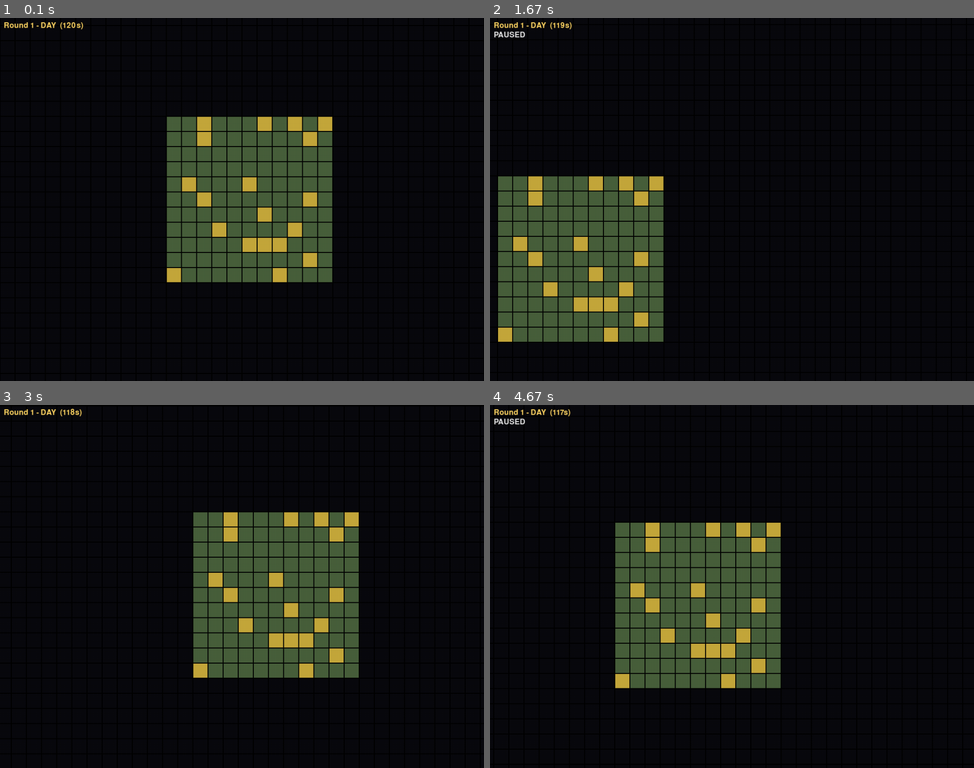
Above: before the commit, frames 1-4 (two rows, left to right).
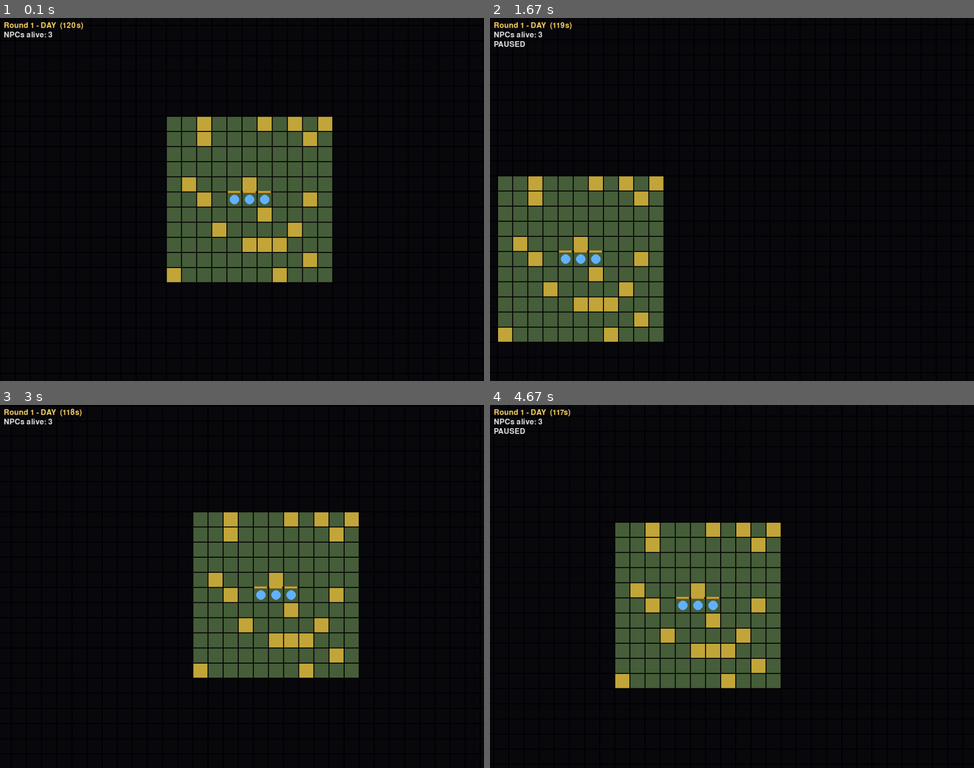
Above: after the commit, the same moments.

Repository: MiohitoKiri5474/PyGame-Final
Game: pygame game, started from src/main.py
The game is run twice, just before and just after one commit, with the same random seed, the same clock (stepped at 60 frames per second) and the same inputs.
Inputs:
- Up to frame 1 (0.1 s): no input
- Up to frame 2 (1.67 s): hold Right 0.33-0.8 s; hold Up 0.83-1.13 s; tap Space at 0.9, 1.23, 1.53 s; hold Right 1.17-1.63 s
- Up to frame 3 (3 s): hold Left 1.67-2.2 s; tap Space at 1.73, 2.03, 2.3, 2.63, 2.93 s; hold Down 2.23-2.53 s; hold Left 2.57-2.97 s
- Up to frame 4 (4.67 s): hold Up 3-3.37 s; tap Space at 3.07, 3.47, 3.77, 4.13, 4.53 s; hold Right 3.4-4.03 s; hold Down 4.07-4.43 s; hold Left from 4.47 s (still down)

The runs differ from the first frame. In frame 1, 0.3% of the frame differs, in the area x 0-56%, y 3-52%; in frame 2, 0.4%; in frame 3, 0.3%; in frame 4, 0.4%, in the area x 0-48%, y 3-57%.

Commit message:
新增hungry-npc相關程式碼與測試

Diff:
--- a/src/constants.py
+++ b/src/constants.py
@@ -25,3 +25,14 @@
 COLOR_TEXT = (230, 230, 230)
 COLOR_DAY_BANNER = (255, 214, 100)
 COLOR_NIGHT_BANNER = (120, 140, 255)
+
+# --- NPC ---
+NPC_MAX_HEALTH = 100.0
+NPC_MAX_HUNGER = 100.0
+HUNGER_DECAY_RATE = NPC_MAX_HUNGER / DAY_SECONDS   # hunger points lost per second (~0.833)
+NPC_SPEED = 64.0  # pixels/sec — placeholder until pathfinding (ticket 01)
+
+COLOR_NPC = (100, 180, 255)
+COLOR_HEALTH_BAR = (200, 60, 60)
+COLOR_HUNGER_BAR = (220, 160, 40)
+COLOR_BAR_BG = (40, 40, 40)
--- a/src/game.py
+++ b/src/game.py
@@ -5,8 +5,11 @@
     WINDOW_HEIGHT,
     FPS,
     TILE_SIZE,
+    GRID_WIDTH,
+    GRID_HEIGHT,
     VIEWPORT_TILES_X,
     VIEWPORT_TILES_Y,
+    NPC_MAX_HUNGER,
     COLOR_BG,
     COLOR_FOG,
     COLOR_UNCLAIMED,
@@ -16,10 +19,14 @@
     COLOR_TEXT,
     COLOR_DAY_BANNER,
     COLOR_NIGHT_BANNER,
+    COLOR_NPC,
+    COLOR_HUNGER_BAR,
+    COLOR_BAR_BG,
 )
 from grid import Grid
 from camera import Camera
 from day_night import DayNightCycle, DAY
+from npc import NPC
 
 
 class Game:
@@ -35,6 +42,16 @@
         self.cycle = DayNightCycle()
         self.paused = False
         self.running = True
+
+        # Spawn 3 starting NPCs near the centre of the claimed area
+        self.npcs: list[NPC] = []
+        cx = GRID_WIDTH // 2
+        cy = GRID_HEIGHT // 2
+        offsets = [(-1, 0), (0, 0), (1, 0)]  # spread horizontally
+        for ox, oy in offsets:
+            px = (cx + ox) * TILE_SIZE + TILE_SIZE // 2
+            py = (cy + oy) * TILE_SIZE + TILE_SIZE // 2
+            self.npcs.append(NPC(float(px), float(py)))
 
     def run(self) -> None:
         while self.running:
@@ -62,10 +79,15 @@
 
         if not self.paused:
             self.cycle.update(dt)
+            for npc in self.npcs:
+                npc.update(dt)
+            # Remove dead NPCs (starvation or future combat)
+            self.npcs = [n for n in self.npcs if n.alive]
 
     def render(self) -> None:
         self.screen.fill(COLOR_BG)
         self.render_grid()
+        self.render_npcs()
         self.render_hud()
         pygame.display.flip()
 
@@ -93,10 +115,45 @@
                 pygame.draw.rect(self.screen, color, rect)
                 pygame.draw.rect(self.screen, COLOR_GRID_LINE, rect, 1)
 
+    # ------------------------------------------------------------------
+    # NPC rendering
+    # ------------------------------------------------------------------
+
+    def render_npcs(self) -> None:
+        cam_x, cam_y = self.camera.x, self.camera.y
+        npc_radius = TILE_SIZE // 3
+        bar_w = TILE_SIZE - 4
+        bar_h = 4
+
+        for npc in self.npcs:
+            sx = int(npc.x - cam_x)
+            sy = int(npc.y - cam_y)
+
+            # Body
+            pygame.draw.circle(self.screen, COLOR_NPC, (sx, sy), npc_radius)
+
+            # Hunger bar (above the NPC)
+            bar_x = sx - bar_w // 2
+            bar_y = sy - npc_radius - bar_h - 4
+            hunger_ratio = npc.hunger / NPC_MAX_HUNGER
+            # Background
+            pygame.draw.rect(self.screen, COLOR_BAR_BG,
+                             pygame.Rect(bar_x, bar_y, bar_w, bar_h))
+            # Fill
+            fill_w = max(0, int(bar_w * hunger_ratio))
+            if fill_w > 0:
+                pygame.draw.rect(self.screen, COLOR_HUNGER_BAR,
+                                 pygame.Rect(bar_x, bar_y, fill_w, bar_h))
+
+    # ------------------------------------------------------------------
+    # HUD
+    # ------------------------------------------------------------------
+
     def render_hud(self) -> None:
         banner_color = COLOR_DAY_BANNER if self.cycle.phase == DAY else COLOR_NIGHT_BANNER
         lines = [
             f"Round {self.cycle.round_number} - {self.cycle.phase.upper()}  ({self.cycle.remaining():.0f}s)",
+            f"NPCs alive: {len(self.npcs)}",
             "PAUSED" if self.paused else "",
         ]
         y = 8
--- /dev/null
+++ b/src/npc.py
@@ -0,0 +1,48 @@
+"""NPC entity — minimal implementation for hunger/starvation (ticket 08).
+
+Future tickets will extend this with pathfinding (01), task execution (02),
+role stats (role-split), and combat (06).
+"""
+
+from constants import NPC_MAX_HEALTH, NPC_MAX_HUNGER, HUNGER_DECAY_RATE
+
+
+class NPC:
+    """A single controllable character in the colony."""
+
+    _next_id = 0
+
+    def __init__(self, x: float, y: float):
+        self.id = NPC._next_id
+        NPC._next_id += 1
+
+        # Position (pixels)
+        self.x = x
+        self.y = y
+
+        # Vitals
+        self.health = NPC_MAX_HEALTH
+        self.hunger = NPC_MAX_HUNGER
+        self.alive = True
+
+    # ------------------------------------------------------------------
+    # Tick
+    # ------------------------------------------------------------------
+
+    def update(self, dt: float) -> None:
+        """Advance one simulation tick.  Hunger decays continuously;
+        starvation kills when hunger reaches 0."""
+        if not self.alive:
+            return
+        self.hunger = max(0.0, self.hunger - HUNGER_DECAY_RATE * dt)
+        if self.hunger <= 0.0:
+            self.kill()
+
+    # ------------------------------------------------------------------
+    # Death — shared path for starvation AND future combat death
+    # ------------------------------------------------------------------
+
+    def kill(self) -> None:
+        """Mark this NPC as dead.  Called by starvation check above and,
+        in the future, by combat damage when health reaches 0."""
+        self.alive = False
--- /dev/null
+++ b/tests/test_npc.py
@@ -0,0 +1,148 @@
+"""Unit tests for NPC hunger & starvation (ticket 08).
+
+These are pure-Python tests — no pygame import required.
+Run with:  python -m pytest tests/test_npc.py -v
+"""
+
+import sys
+import os
+
+# Allow imports from src/
+sys.path.insert(0, os.path.join(os.path.dirname(__file__), os.pardir, "src"))
+
+from npc import NPC
+from constants import NPC_MAX_HUNGER, NPC_MAX_HEALTH, HUNGER_DECAY_RATE
+
+
+# ------------------------------------------------------------------
+# Helpers
+# ------------------------------------------------------------------
+
+def _fresh_npc() -> NPC:
+    """Return a new NPC at the origin with full stats.
+    Resets the class-level id counter so tests are independent."""
+    NPC._next_id = 0
+    return NPC(0.0, 0.0)
+
+
+# ------------------------------------------------------------------
+# Hunger decay
+# ------------------------------------------------------------------
+
+class TestHungerDecay:
+    """Hunger decreases over time at the expected rate."""
+
+    def test_hunger_decreases_after_one_tick(self):
+        npc = _fresh_npc()
+        dt = 1.0  # 1 second
+        npc.update(dt)
+        expected = NPC_MAX_HUNGER - HUNGER_DECAY_RATE * dt
+        assert npc.hunger == pytest.approx(expected, abs=1e-9)
+
+    def test_hunger_decreases_over_multiple_ticks(self):
+        npc = _fresh_npc()
+        ticks = 10
+        dt = 0.5
+        for _ in range(ticks):
+            npc.update(dt)
+        elapsed = ticks * dt  # 5 seconds
+        expected = NPC_MAX_HUNGER - HUNGER_DECAY_RATE * elapsed
+        assert npc.hunger == pytest.approx(expected, abs=1e-6)
+
+    def test_hunger_does_not_go_negative(self):
+        npc = _fresh_npc()
+        # Simulate way past full drain
+        npc.update(9999.0)
+        assert npc.hunger == 0.0
+
+
+# ------------------------------------------------------------------
+# Starvation death
+# ------------------------------------------------------------------
+
+class TestStarvationDeath:
+    """NPC is killed when hunger reaches 0."""
+
+    def test_npc_dies_when_hunger_reaches_zero(self):
+        npc = _fresh_npc()
+        # Exactly enough time to drain hunger to 0
+        drain_time = NPC_MAX_HUNGER / HUNGER_DECAY_RATE
+        npc.update(drain_time)
+        assert npc.hunger == 0.0
+        assert npc.alive is False
+
+    def test_npc_alive_while_hunger_above_zero(self):
+        npc = _fresh_npc()
+        # Drain most but not all hunger
+        npc.update(1.0)
+        assert npc.hunger > 0.0
+        assert npc.alive is True
+
+    def test_npc_dies_gradually_over_many_ticks(self):
+        npc = _fresh_npc()
+        dt = 1.0 / 60  # 60 fps tick
+        drain_time = NPC_MAX_HUNGER / HUNGER_DECAY_RATE
+        total_ticks = int(drain_time / dt) + 120  # go well past drain
+        for _ in range(total_ticks):
+            npc.update(dt)
+        assert npc.hunger == 0.0
+        assert npc.alive is False
+
+
+# ------------------------------------------------------------------
+# Shared death path (kill)
+# ------------------------------------------------------------------
+
+class TestKillMethod:
+    """kill() marks NPC as dead — shared by starvation and future combat."""
+
+    def test_kill_sets_alive_false(self):
+        npc = _fresh_npc()
+        assert npc.alive is True
+        npc.kill()
+        assert npc.alive is False
+
+    def test_dead_npc_stops_updating(self):
+        npc = _fresh_npc()
+        npc.kill()
+        hunger_at_death = npc.hunger
+        npc.update(10.0)
+        # Hunger should not change after death
+        assert npc.hunger == hunger_at_death
+
+    def test_health_preserved_on_starvation(self):
+        """Starvation death doesn't touch the health bar."""
+        npc = _fresh_npc()
+        npc.update(9999.0)  # starve
+        assert npc.alive is False
+        assert npc.health == NPC_MAX_HEALTH
+
+
+# ------------------------------------------------------------------
+# Initial state
+# ------------------------------------------------------------------
+
+class TestNPCInit:
+    """NPC starts with correct default values."""
+
+    def test_initial_hunger_full(self):
+        npc = _fresh_npc()
+        assert npc.hunger == NPC_MAX_HUNGER
+
+    def test_initial_health_full(self):
+        npc = _fresh_npc()
+        assert npc.health == NPC_MAX_HEALTH
+
+    def test_initial_alive(self):
+        npc = _fresh_npc()
+        assert npc.alive is True
+
+    def test_unique_ids(self):
+        NPC._next_id = 0
+        a = NPC(0, 0)
+        b = NPC(0, 0)
+        assert a.id != b.id
+
+
+# Required for pytest.approx — import at top level
+import pytest
